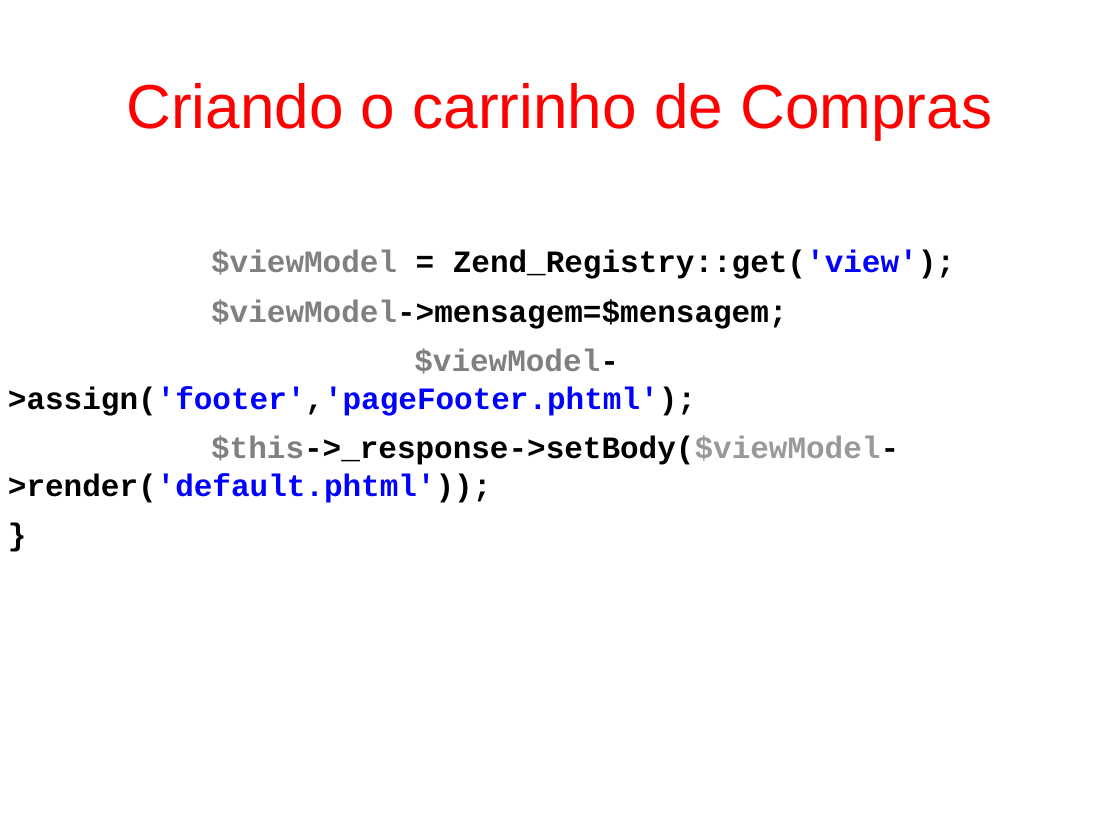
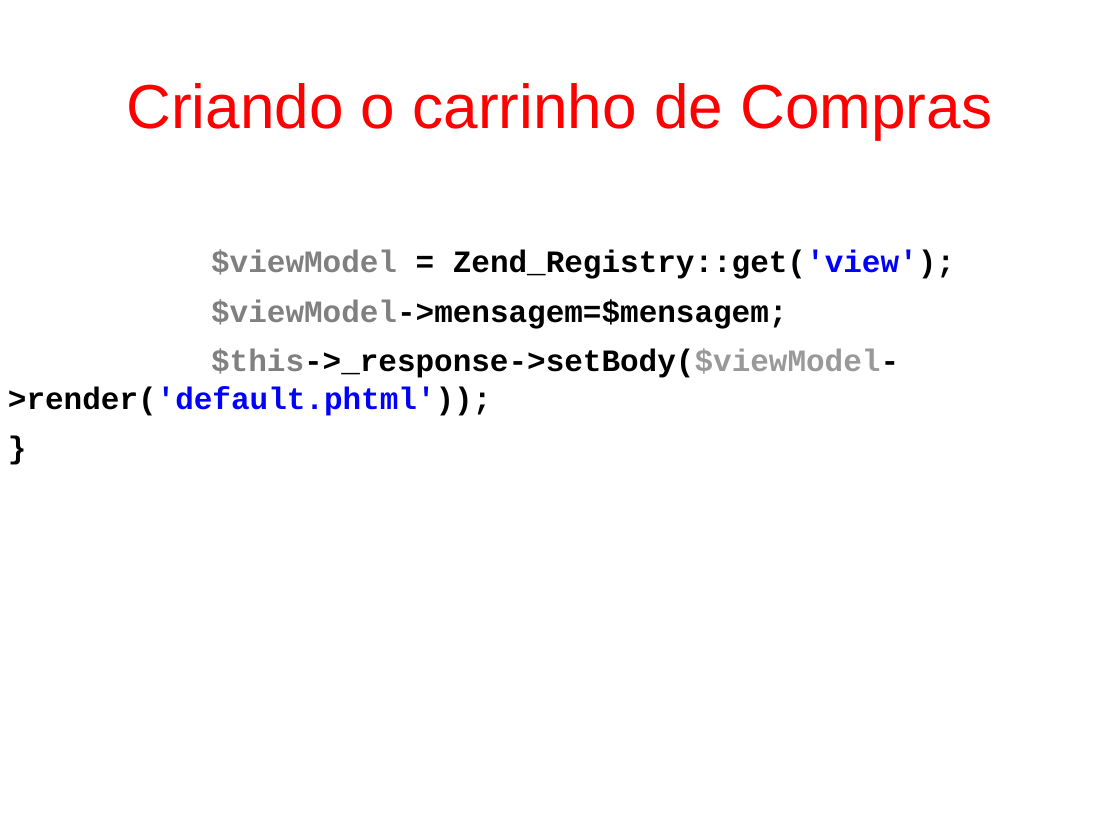
Before and after one commit to fgsl/lojasacme, a slide deck: slide 129 of docs/tutorial.odp. Drawn at 1120x840 pixels with LibreOffice and Linux fonts; fonts in the diff are those of the drawing. Boxes give left, top, right and bottom in pixels: in the first picture for what was removed or moved away, otherwise in the second. Text is boxed around its words. In the diff, an @@ line names an element or a change of style, - is before the commit and + after.

Commit message:
Remover atribuições da variável footer #25

```diff
--- a/docs/tutorial.odp
+++ b/docs/tutorial.odp
@@ text at bbox=[8, 349, 696, 416]: paragraph removed @@
-$viewModel->assign('footer','pageFooter.phtml');
```
Also in this commit, not shown: 5 other slides changed.
